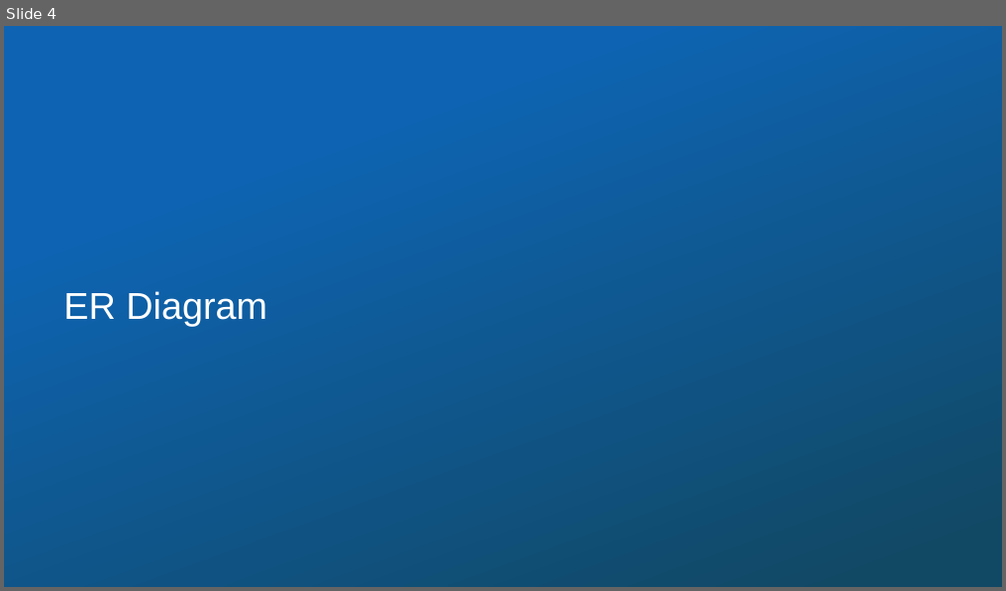
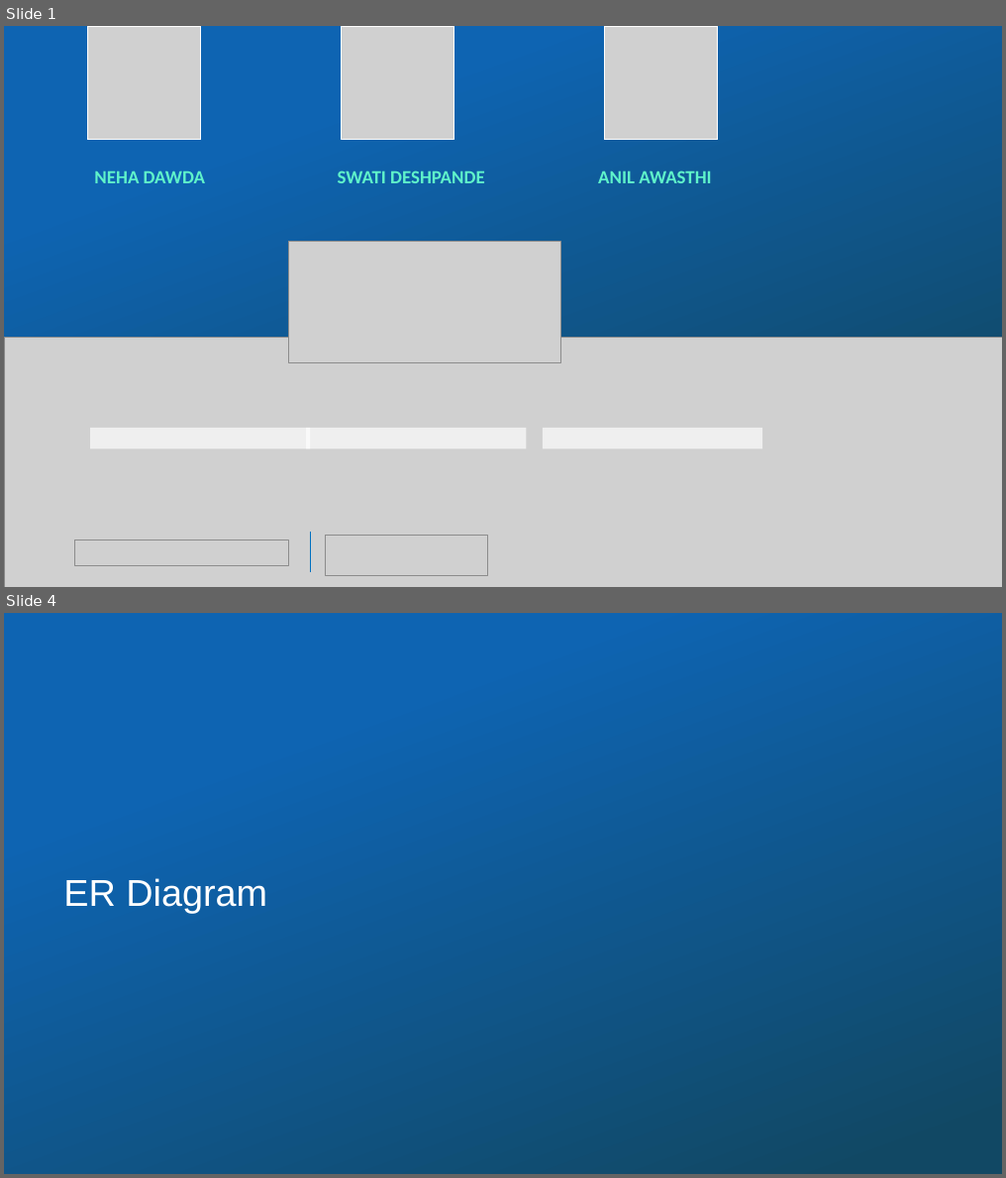
Before and after one commit to NehaDawda/Final_Project, a slide deck: Diagrams/JP-Project-Group3_Loan_Management_System_PPT_Final_Updated.pptx. Shown one above the other, each under a label of ours: slide 4 before the commit, slides 1 and 4 after it; the slides between them are not shown. The pictures are 1006x591 and 1006x1178 pixels, drawn with LibreOffice and Linux fonts; fonts in the diff are those of the drawing; grey boxes stand for pictures; background and template pictures are left out; a plain dark background stands for a picture behind light text. Boxes give left, top, right and bottom in pixels: in the first picture for what was removed or moved away, otherwise in the second. Text is boxed around its words. In the diff, an @@ line names an element or a change of style, - is before the commit and + after.

```diff
--- a/Diagrams/JP-Project-Group3_Loan_Management_System_PPT_Final_Updated.pptx
+++ b/Diagrams/JP-Project-Group3_Loan_Management_System_PPT_Final_Updated.pptx
@@ slide 1 added at <box>4,26,1002,587</box>, background #FFFFFF @@
@@ rectangle added at <box>4,26,1002,482</box>, fill gradient #0E64B2 to #114864 @@
@@ picture added at <box>87,27,200,140</box> @@
@@ picture added at <box>341,26,453,139</box> @@
@@ picture added at <box>604,27,718,140</box> @@
@@ text added at <box>94,172,205,183</box>, 18 pt, text gradient #10CF9B to #5FF3CA to #CAFBED, bold @@
+NEHA DAWDA
@@ text added at <box>338,171,485,183</box>, 18 pt, text gradient #10CF9B to #5FF3CA to #CAFBED, bold @@
+SWATI DESHPANDE
@@ text added at <box>598,171,711,183</box>, 18 pt, text gradient #10CF9B to #5FF3CA to #CAFBED, bold @@
+ANIL AWASTHI
@@ picture added at <box>288,242,561,364</box> @@
@@ picture added at <box>4,338,1002,587</box> @@
@@ rectangle added at <box>90,428,310,450</box>, fill #FFFFFF at 67% opacity @@
@@ rectangle added at <box>307,428,527,450</box>, fill #FFFFFF at 67% opacity @@
@@ rectangle added at <box>543,428,763,450</box>, fill #FFFFFF at 67% opacity @@
@@ picture added at <box>74,541,288,567</box> @@
@@ line added from (310, 531) to (310, 572), #0070C0 1 pt @@
@@ picture added at <box>325,535,487,575</box> @@
```
Also in this commit, not shown: 8 slides changed, 1 other slide added, 2 slides removed.
